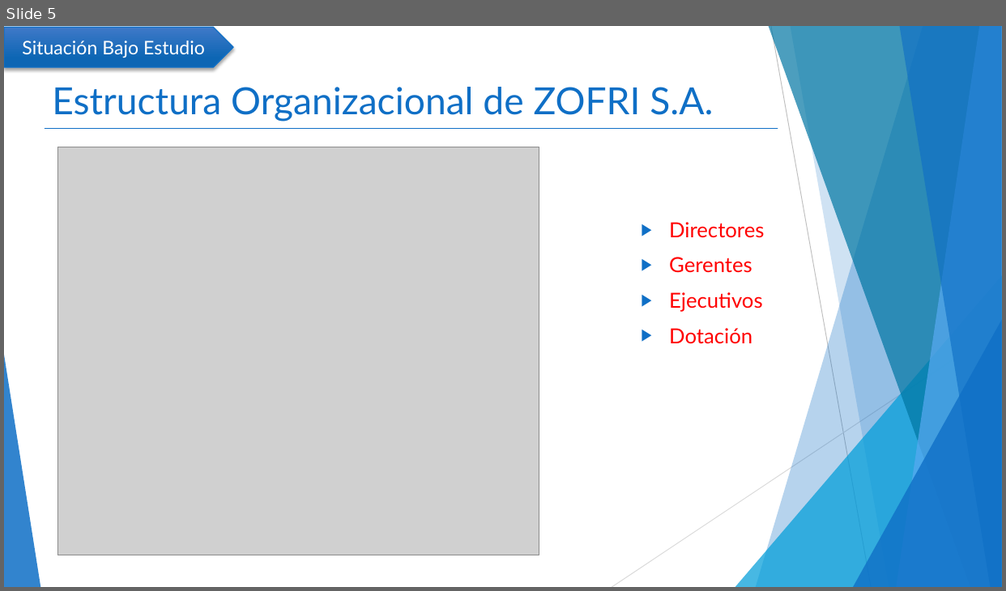
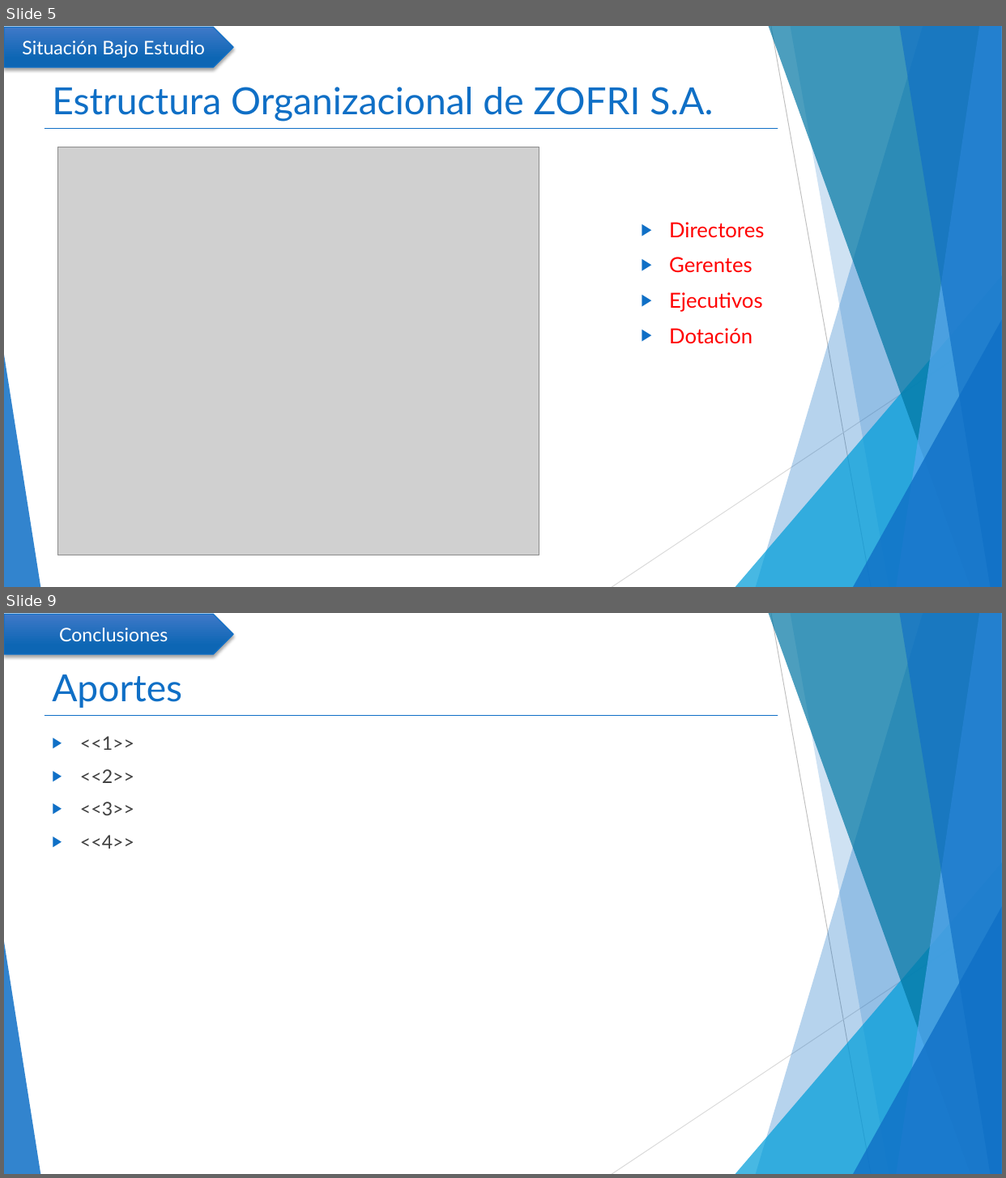
Before and after one commit to mcamara75/tituloUnap, a slide deck: 2018/TT IQQ 2018 Camara y Garay.pptx. Shown one above the other, each under a label of ours: slide 5 before the commit, slides 5 and 9 after it; the slides between them are not shown. The pictures are 1006x591 and 1006x1178 pixels, drawn with LibreOffice and Linux fonts; fonts in the diff are those of the drawing; grey boxes stand for pictures. Boxes give left, top, right and bottom in pixels: in the first picture for what was removed or moved away, otherwise in the second. Text is boxed around its words. In the diff, an @@ line names an element or a change of style, - is before the commit and + after.

```diff
--- a/2018/TT IQQ 2018 Camara y Garay.pptx
+++ b/2018/TT IQQ 2018 Camara y Garay.pptx
@@ slide 9 added at (4,613,1002,1174), background #FFFFFF; not listed: 11 template elements that a slide beside it also shows @@
@@ pentagon arrow added at (4,614,233,654), fill gradient #4079C9 to #0E66B5, outline #0F6FC6 1 pt, 18 pt, text #FFFFFF @@
+Conclusiones
@@ title added at (52,675,182,708), 36 pt, text #0F6FC6 @@
+Aportes
@@ text added at (80,736,134,849), 18 pt, text #404040 @@
+▶ <<1>>
+▶ <<2>>
+▶ <<3>>
+▶ <<4>>
```
Also in this commit, not shown: 4 other slides added.
